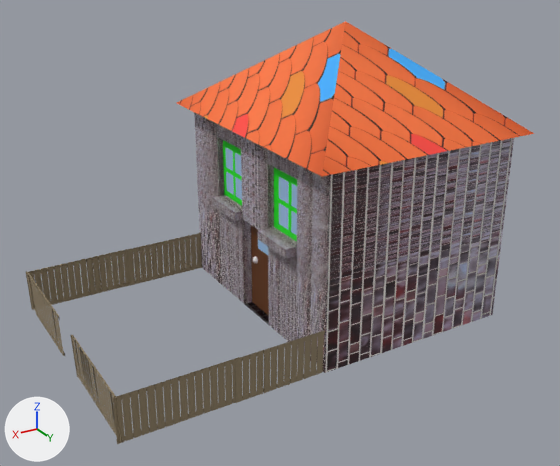
Before and after pictures for a commit that changed the FBX model Content/blender/Haeuser/haus3_mit_vorgarten.fbx.
Camera for both pictures: a camera (50 mm lens) standing at (20.1, 25.2, 16.5) and looking at (5.2, 0.3, 4.1). Lighting does not change. The marker at lower left points along +X, +Y and +Z. Where no turn or scale is listed for an object, it has been applied to the vertices. Vertices at the same position are counted once.

The scene before the commit, as lines of its bpy script (objects in view):
```python
me_cube_038 = bpy.data.meshes.new('Cube.038')
me_cube_038.from_pydata(...)  # 1963 vertices, 1511 faces; spans x -5.0..12.6, y -5.9..5.8, z -4.0..8.0
# faces by material slot: [512, 251, 41, 13, 579, 31, 76, 8]
me_cube_038.materials.append(mat_material_001)  # white #e7e3e6
me_cube_038.materials.append(mat_zaun3)  # picture img_boards_2149249_1280_jpg
me_cube_038.materials.append(mat_material_3)  # picture img_boards_2149249_1280_jpg
me_cube_038.materials.append(mat_dach3)
me_cube_038.materials.append(mat_wand3_001)
me_cube_038.materials.append(mat_fenster3)  # blue #9dc2e7
me_cube_038.materials.append(mat_rahmen3_001)  # green #19e71e
me_cube_038.materials.append(mat_tür3)  # brown #643716
ob_haus = bpy.data.objects.new('haus', me_cube_038)
ob_haus.location = (1.46, -0.7, 4.09)
```
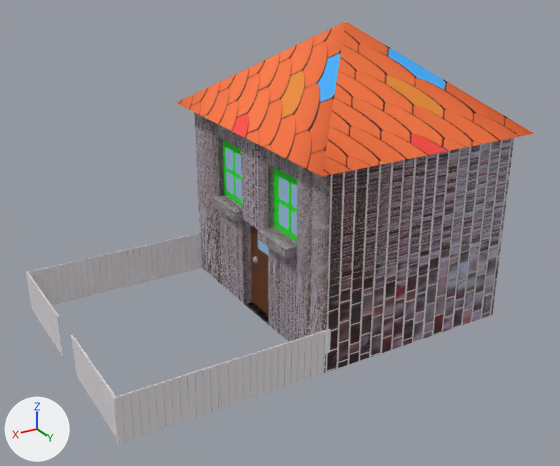
Where the change shows, as pixel boxes [x1, y1, x2, y2] in the pictures (560 x 466 px):
```json
{"object": "haus", "change": "reshaped", "before": [26, 21, 534, 444], "after": [26, 21, 534, 445]}
{"part": 1, "of": "me_cube_038", "change": "built on", "before": [28, 238, 318, 441], "after": [26, 233, 331, 445]}
{"part": 2, "of": "me_cube_038", "change": "recoloured", "before": [26, 249, 325, 440], "after": [26, 253, 298, 440]}
```

The change, as JSON lines over the scene's bpy script:
```json
{"op": "add", "block": "mat_türknopf2_001", "code": ["mat_türknopf2_001 = principled_material('türknopf2.001')", "mat_türknopf2_001.base_color = (0.364, 0.321, 0.367)  # grey #a39aa3", "mat_türknopf2_001.roughness = 0.69"]}
{"block": "me_cube_038", "where": "# used by ob_haus; location = (1.46, -0.7, 4.09)"}
{"op": "remove", "block": "me_cube_038", "code": "me_cube_038.from_pydata(...)  # 1963 vertices, 1511 faces; spans x -5.0..12.6, y -5.9..5.8, z -4.0..8.0"}
{"op": "remove", "block": "me_cube_038", "code": "me_cube_038.materials.append(mat_material_3)  # picture img_boards_2149249_1280_jpg"}
{"op": "add", "block": "me_cube_038", "code": "me_cube_038.from_pydata(...)  # 2439 vertices, 2245 faces; spans x -5.0..12.6, y -5.9..5.8, z -4.0..8.0"}
{"block": "me_cube_038", "change": "me_cube_038 part 1: 19 vertices moved within x 5.0..12.5, y -5.3..5.4, z -4.0..-2.2; 476 vertices added at x 4.0..12.6, y -5.3..5.4, z -4.0..-2.1"}
{"block": "me_cube_038", "change": "me_cube_038 part 2: 109 faces spanning x 4.1..12.6, y -5.3..5.4, z -4.0..-2.1 switch from mat_zaun3 (picture img_boards_2149249_1280_jpg) to mat_material_001 (white #e7e3e6)"}
{"op": "add", "block": "me_cube_038", "code": "me_cube_038.materials.append(mat_türknopf2_001)  # grey #a39aa3"}
```
